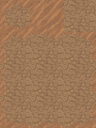
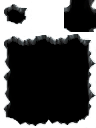
Layers edited between the first and the second 96px x 128px image:
added layer "Layer 110" above "Layer 109" over box(0, 0, 96, 128)
hid group "Sand" (3 layers) over box(0, 0, 96, 128)
